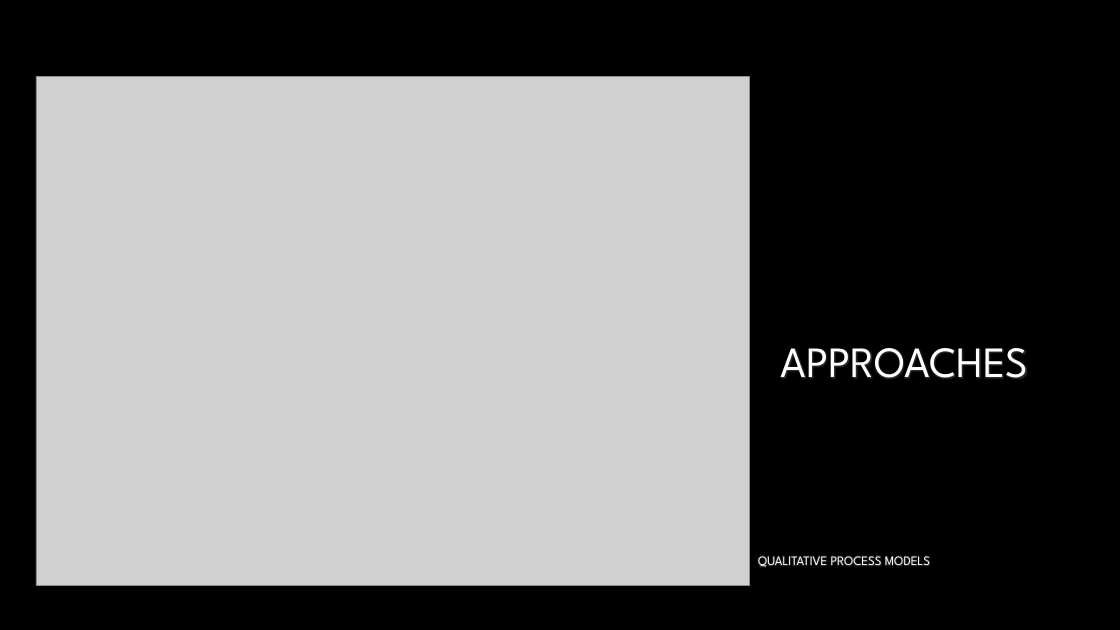
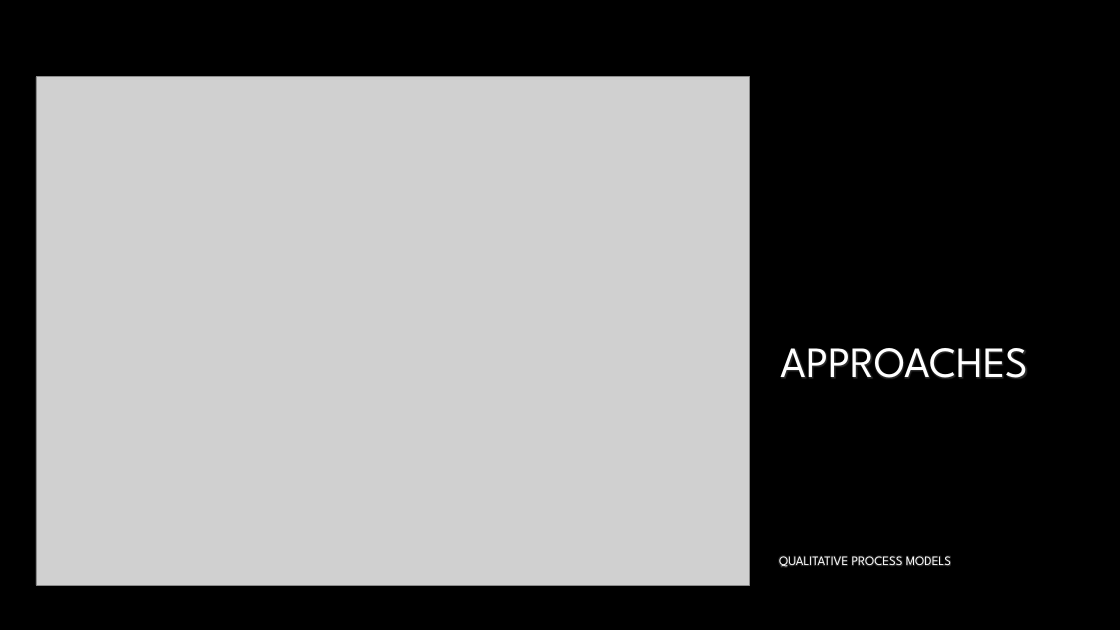
Before and after one commit to neelsoumya/special_topics_unconventional_AI, a slide deck: slide 9 of intro.pptx. Drawn at 1120x630 pixels with LibreOffice and Linux fonts; fonts in the diff are those of the drawing; grey boxes stand for pictures; background and template pictures are left out. Boxes give left, top, right and bottom in pixels: in the first picture for what was removed or moved away, otherwise in the second. Text is boxed around its words. In the diff, an @@ line names an element or a change of style, - is before the commit and + after.

Commit message:
adding slides

```diff
--- a/intro.pptx
+++ b/intro.pptx
@@ text "QUALITATIVE PROCESS MODELS": place and size @@
-text "QUALITATIVE PROCESS MODELS" at [758, 556, 930, 567]
+text "QUALITATIVE PROCESS MODELS" at [779, 556, 951, 567]
```
Also in this commit, not shown: 1 slide added, 1 other file.
